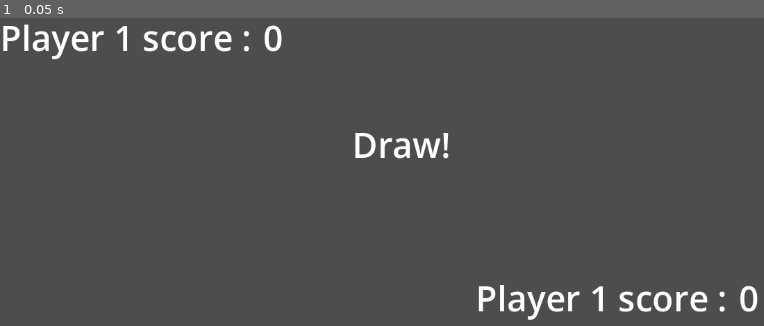
Above: before the commit, frame 1.
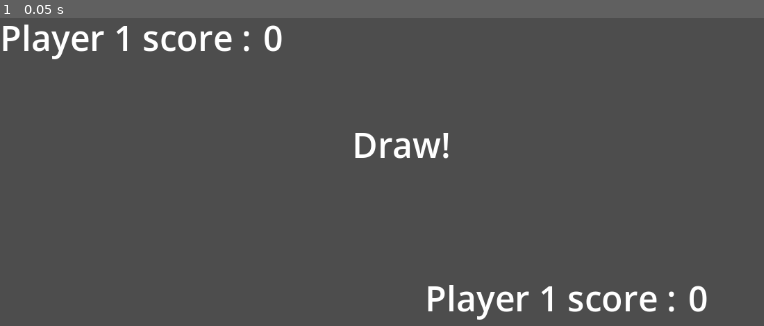
Above: after the commit, the same moment.

Repository: SigmaF001/Songkran-2077
Game: Godot game, scene res://Scene/result_screen.tscn
Same seed, same stepped clock (60 frames per second), same inputs: the game is played once before the commit and once after it. This scene is started directly instead of the project's main scene.
Inputs:
- Up to frame 1 (0.05 s): no input

The runs differ from the first frame. In frame 1, 1.7% of the frame differs, in the area x 56-100%, y 86-99%.

Commit message:
Add spawn items

Diff:
--- a/Scene/result_screen.tscn
+++ b/Scene/result_screen.tscn
@@ -23,9 +23,9 @@
 vertical_alignment = 1
 
 [node name="HBoxContainer2" type="HBoxContainer" parent="."]
-offset_left = 685.455
+offset_left = 612.355
 offset_top = 475.0
-offset_right = 1107.09
+offset_right = 1081.35
 offset_bottom = 544.0
 size_flags_horizontal = 8
 
@@ -37,8 +37,7 @@
 [node name="P2Score" type="Label" parent="HBoxContainer2"]
 layout_mode = 2
 theme_override_font_sizes/font_size = 50
-text = "0
-"
+text = "900"
 vertical_alignment = 1
 
 [node name="Conclusion" type="Label" parent="."]
--- a/System/spawn_item.gd
+++ b/System/spawn_item.gd
@@ -1,11 +1,17 @@
 extends Node2D
 
+@onready var gun_lv1 = preload("res://Asset/gun.png")
 
-# Called when the node enters the scene tree for the first time.
+var data_list = ["gun_lv1", "Tomyum"]
+
 func _ready():
 	pass # Replace with function body.
 
 
-# Called every frame. 'delta' is the elapsed time since the previous frame.
 func _process(delta):
-	pass
+	data_list.shuffle()
+	var item = data_list[0]
+	var spawn_item = item.instantiate()
+
+func _on_timer_timeout():
+	pass # Replace with function body.
--- a/System/spawn_item.tscn
+++ b/System/spawn_item.tscn
@@ -6,3 +6,6 @@
 script = ExtResource("1_wb60w")
 
 [node name="Timer" type="Timer" parent="."]
+wait_time = 2.0
+
+[connection signal="timeout" from="Timer" to="." method="_on_timer_timeout"]
Binary file added: Asset/gun.png
Not shown, added: Asset/gun.png.import
